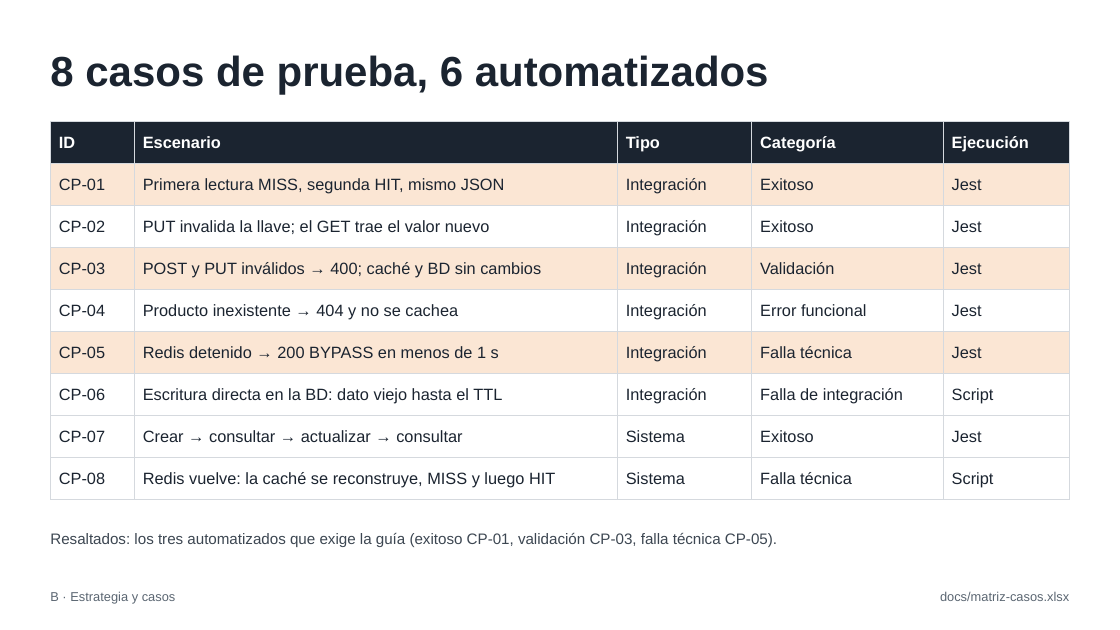
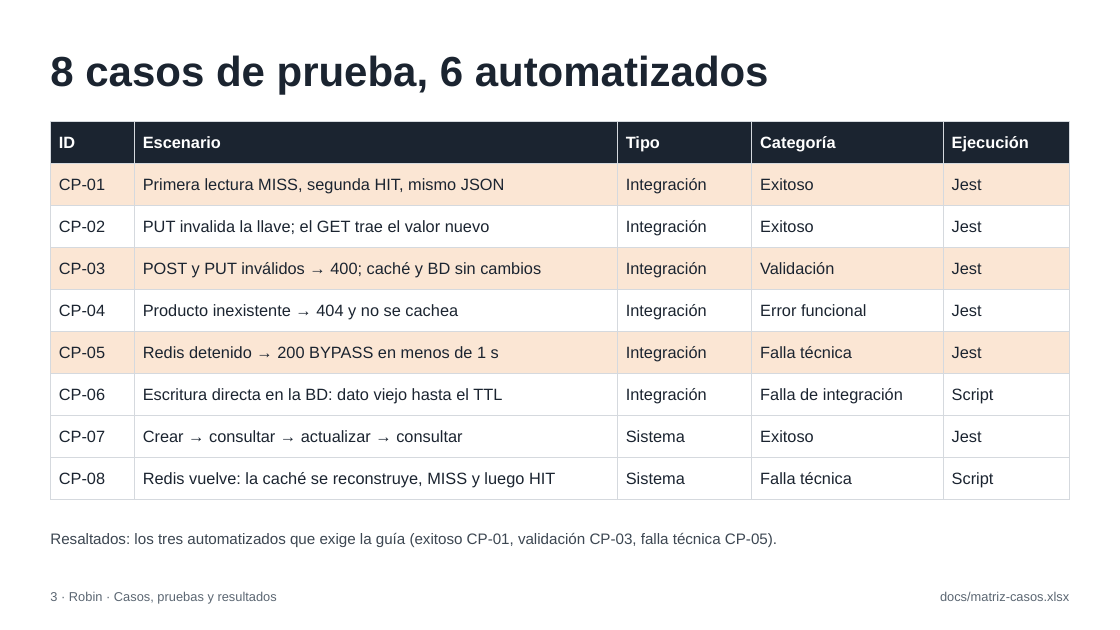
Before and after one commit to SebastianVillaC/lab-cache, a slide deck: slide 12 of docs/presentacion/presentacion-cache.pptx (slide 9 before the commit). Drawn at 1120x630 pixels with LibreOffice and Linux fonts; fonts in the diff are those of the drawing. Boxes give left, top, right and bottom in pixels: in the first picture for what was removed or moved away, otherwise in the second. Text is boxed around its words. In the diff, an @@ line names an element or a change of style, - is before the commit and + after.

```diff
--- a/docs/presentacion/presentacion-cache.pptx
+++ b/docs/presentacion/presentacion-cache.pptx
@@ text at box(50, 591, 277, 604): text changed @@
-B · Estrategia y casos
+3 · Robin · Casos, pruebas y resultados
```
Also in this commit, not shown: 13 other slides changed, 3 slides added, 1 slide removed.
